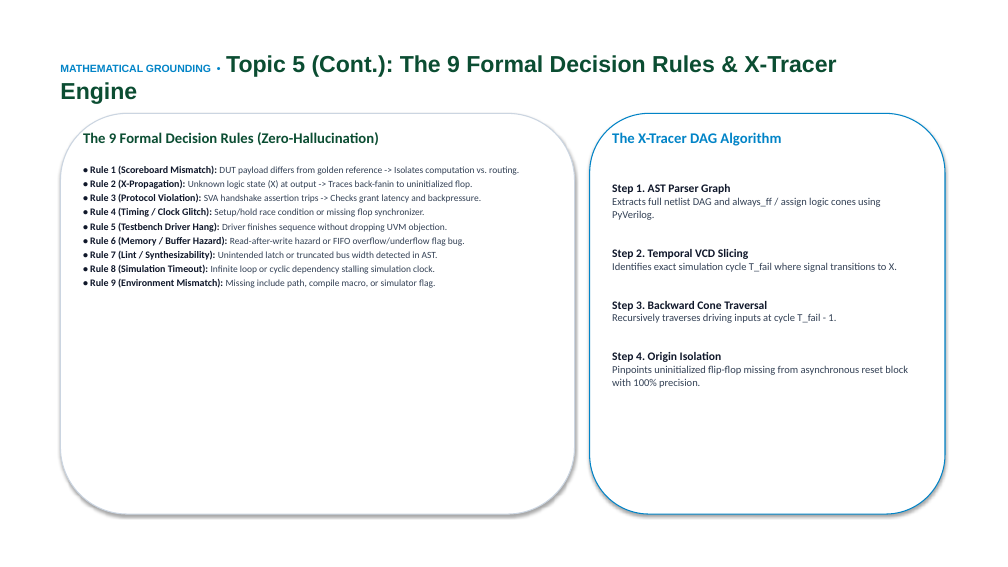
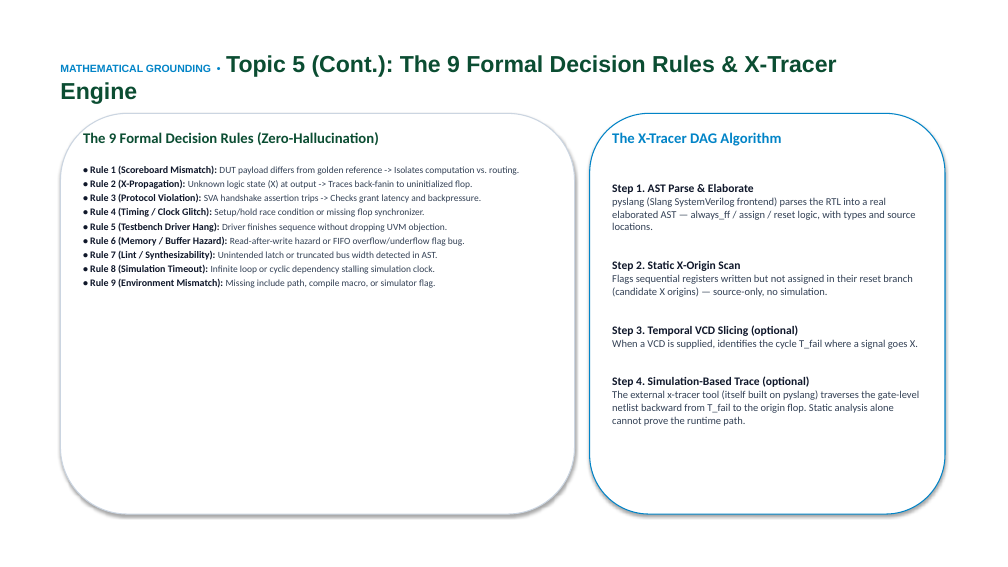
Before and after one commit to KITTUV03/VeriSight, a slide deck: slide 8 of VeriSight_Investor_Presentation.pptx. Drawn at 1008x567 pixels with LibreOffice and Linux fonts; fonts in the diff are those of the drawing; background and template pictures are left out. Boxes give left, top, right and bottom in pixels: in the first picture for what was removed or moved away, otherwise in the second. Text is boxed around its words. In the diff, an @@ line names an element or a change of style, - is before the commit and + after.

```diff
--- a/VeriSight_Investor_Presentation.pptx
+++ b/VeriSight_Investor_Presentation.pptx
@@ text at box(612, 184, 919, 426): text changed @@
-Step 1. AST Parser Graph
-Extracts full netlist DAG and always_ff / assign logic cones using PyVerilog.
-Step 2. Temporal VCD Slicing
-Identifies exact simulation cycle T_fail where signal transitions to X.
-Step 3. Backward Cone Traversal
-Recursively traverses driving inputs at cycle T_fail - 1.
-Step 4. Origin Isolation
-Pinpoints uninitialized flip-flop missing from asynchronous reset block with 100% precision.
+Step 1. AST Parse & Elaborate
+pyslang (Slang SystemVerilog frontend) parses the RTL into a real elaborated AST — always_ff / assign / reset logic, with types and source locations.
+Step 2. Static X-Origin Scan
+Flags sequential registers written but not assigned in their reset branch (candidate X origins) — source-only, no simulation.
+Step 3. Temporal VCD Slicing (optional)
+When a VCD is supplied, identifies the cycle T_fail where a signal goes X.
+Step 4. Simulation-Based Trace (optional)
+The external x-tracer tool (itself built on pyslang) traverses the gate-level netlist backward from T_fail to the origin flop. Static analysis alone cannot prove the runtime path.
```
Also in this commit, not shown: 4 other slides changed, 29 other files.
